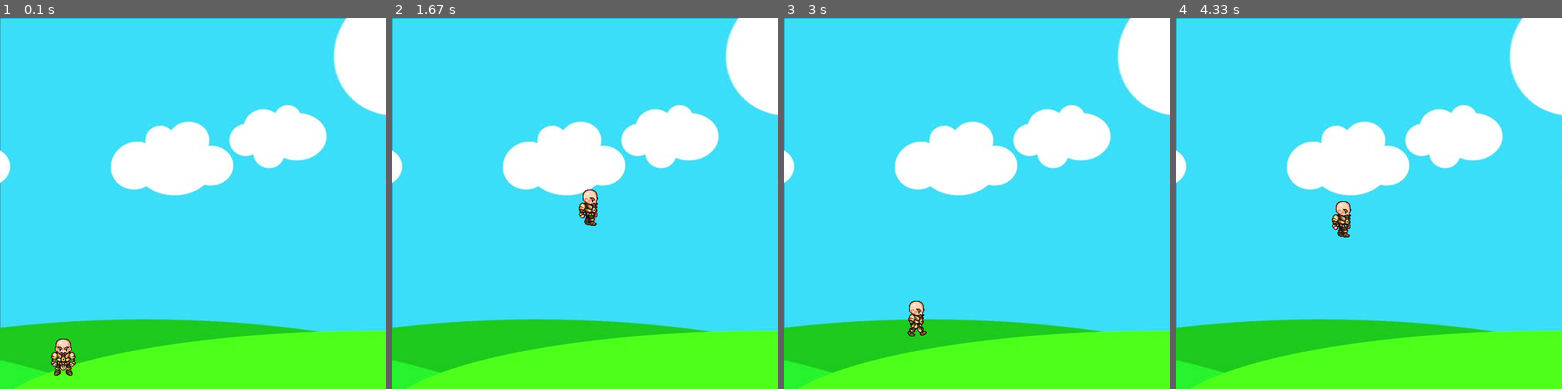
Above: before the commit, frames 1-4 (left to right).
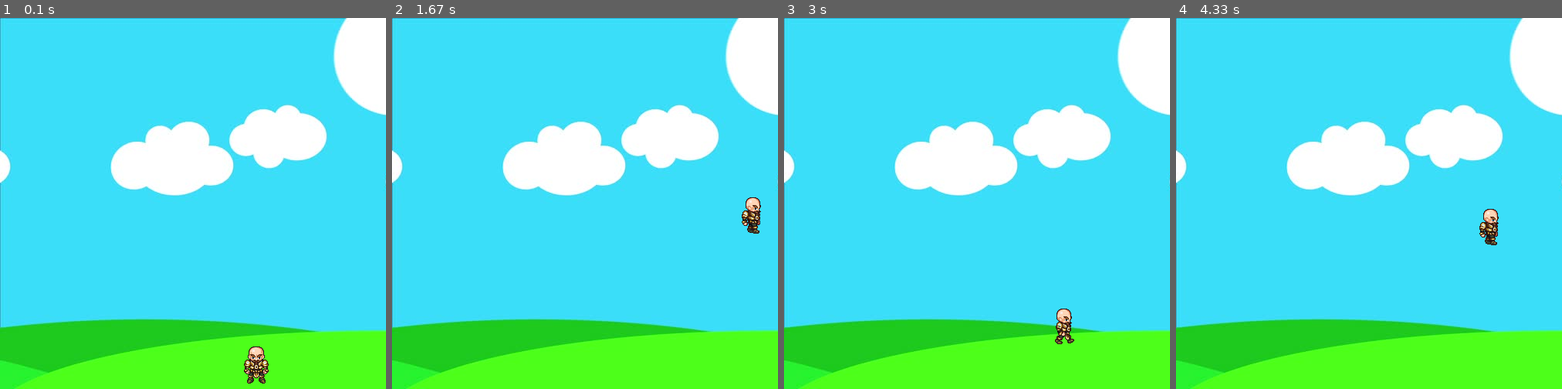
Above: after the commit, the same moments.

Repository: BartoszCzernal/pygame-training
Game: pygame game, started from game.py
Two runs of this game, one before a commit and one after it. Both use one fixed random seed, a clock stepped at 60 frames per second and the inputs below.
Inputs:
- Up to frame 1 (0.1 s): no input
- Up to frame 2 (1.67 s): hold Space 0.33-0.8 s; hold Right 0.33-0.8 s; hold Right 0.83-1.3 s; tap Space at 0.9, 1.2, 1.4 s; hold Right from 1.33 s (still down)
- Up to frame 3 (3 s): tap Space at 1.7, 1.9, 2.2, 2.47, 2.77, 2.9 s; release Right at 1.8 s; hold Left 1.83-2.37 s; hold Left 2.4-2.8 s; hold Right from 2.83 s (still down)
- Up to frame 4 (4.33 s): tap Space at 3.2, 3.57, 3.87, 4.07 s; release Right at 3.47 s; hold Left 3.5-3.97 s; hold Right from 4 s (still down)

The runs differ from the first frame. In frame 1, 0.9% of the frame differs, in the area x 13-70%, y 86-99%; in frame 2, 0.7%; in frame 3, 0.7%; in frame 4, 0.7%.

Commit message:
change code to OOP

Diff:
--- a/game.py
+++ b/game.py
@@ -15,36 +15,40 @@
 
 clock = pygame.time.Clock()
 
-x = 50
-y = 400
-width = 64
-height = 64
-velocity = 5
 
-is_jump = False
-jump_count = 10
-left = False
-right = False
-walk_count = 0
+class Player:
+    def __init__(self, x, y, width, height):
+        self.x = x
+        self.y = y
+        self.width = width
+        self.height = height
+        self.velocity = 5
+        self.is_jump = False
+        self.jump_count = 10
+        self.left = False
+        self.right = False
+        self.walk_count = 10
+
+    def draw(self, win):
+        if self.walk_count + 1 >= 27:
+            self.walk_count = 0
+        if self.left:
+            win.blit(walk_left[self.walk_count // 3], (self.x, self.y))
+            self.walk_count += 1
+        elif self.right:
+            win.blit(walk_right[self.walk_count // 3], (self.x, self.y))
+            self.walk_count += 1
+        else:
+            win.blit(char, (self.x, self.y))
 
 
 def redraw_game_window():
-    global walk_count
     win.blit(bg, (0, 0))
-
-    if walk_count + 1 >= 27:
-        walk_count = 0
-    if left:
-        win.blit(walk_left[walk_count//3], (x, y))
-        walk_count += 1
-    elif right:
-        win.blit(walk_right[walk_count//3], (x, y))
-        walk_count += 1
-    else:
-        win.blit(char, (x, y))
+    man.draw(win)
     pygame.display.update()
 
 
+man = Player(300, 410, 64, 64)
 run = True
 while run:
     clock.tick(27)
@@ -56,38 +60,38 @@
     keys = pygame.key.get_pressed()
 
     if keys[pygame.K_LEFT]:
-        left = True
-        right = False
-        if x > velocity:
-            x -= velocity
+        man.left = True
+        man.right = False
+        if man.x > man.velocity:
+            man.x -= man.velocity
         else:
-            x = 0
+            man.x = 0
     elif keys[pygame.K_RIGHT]:
-        right = True
-        left = False
-        if x < win_width - width - velocity:
-            x += velocity
+        man.right = True
+        man.left = False
+        if man.x < win_width - man.width - man.velocity:
+            man.x += man.velocity
         else:
-            x = win_width - width
+            man.x = win_width - man.width
     else:
-        right = False
-        left = False
-        walk_count = 0
-    if not is_jump:
+        man.right = False
+        man.left = False
+        man.walk_count = 0
+    if not man.is_jump:
         if keys[pygame.K_SPACE]:
-            is_jump = True
-            right = False
-            left = False
+            man.is_jump = True
+            man.right = False
+            man.left = False
     else:
-        if jump_count >= -10:
+        if man.jump_count >= -10:
             neg = 1
-            if jump_count < 0:
+            if man.jump_count < 0:
                 neg = -1
-            y -= jump_count ** 2 * 0.5 * neg
-            jump_count -= 1
+            man.y -= man.jump_count ** 2 * 0.5 * neg
+            man.jump_count -= 1
         else:
-            is_jump = False
-            jump_count = 10
+            man.is_jump = False
+            man.jump_count = 10
     redraw_game_window()
 
 pygame.quit()
